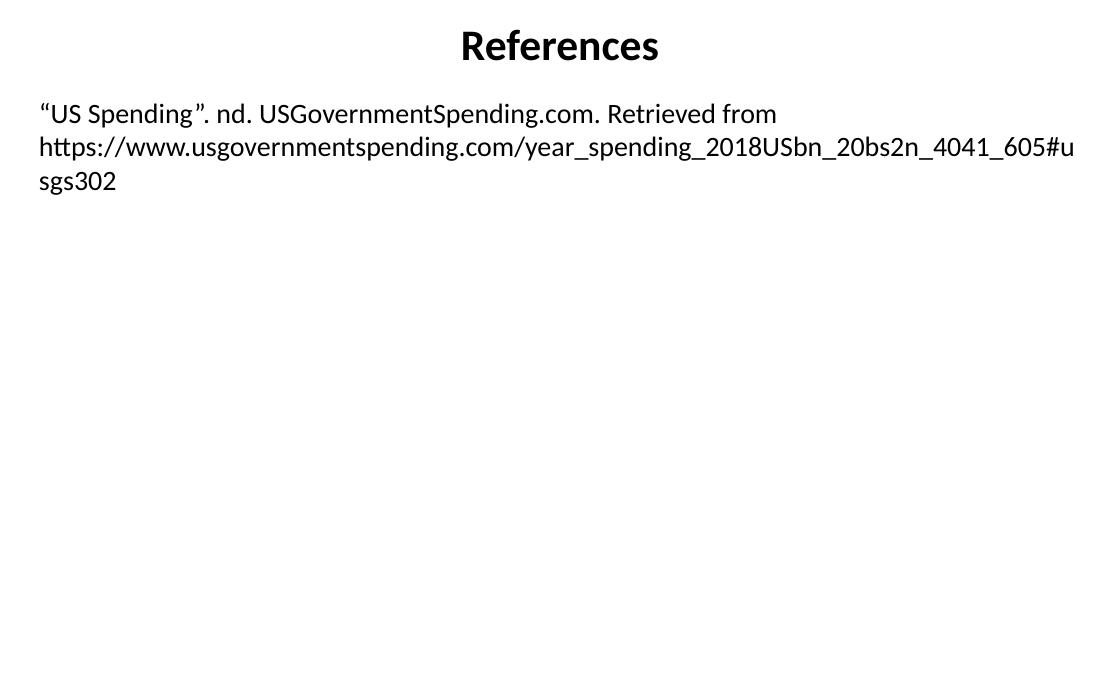
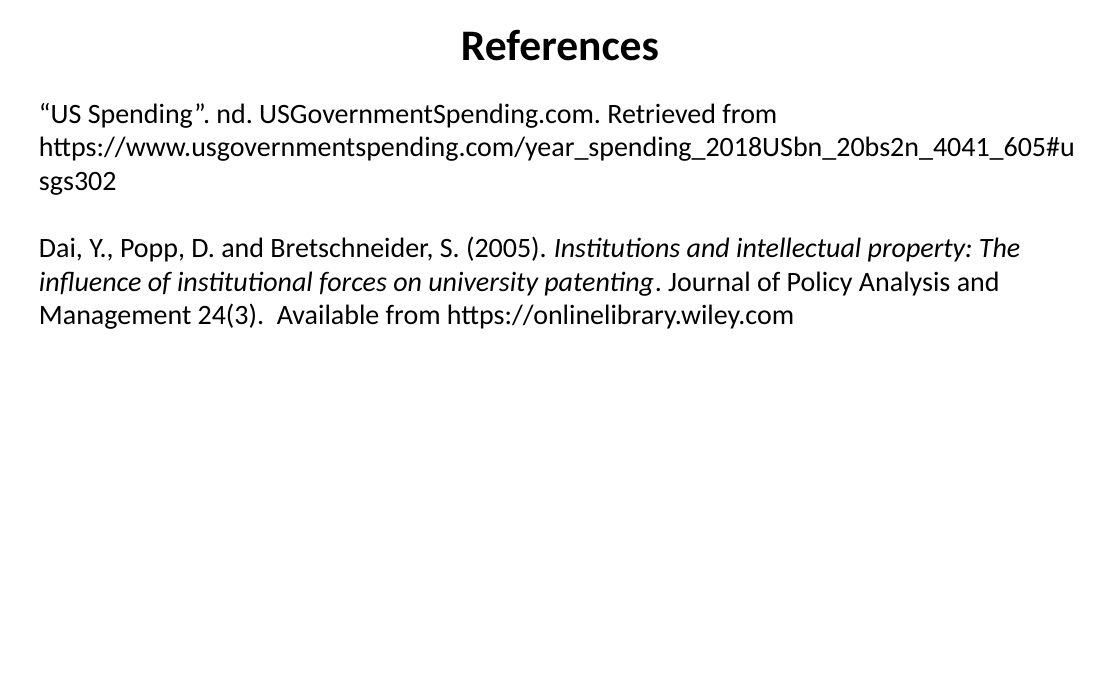
Before and after one commit to SLU-Courses-Townes/SOC5600, a slide deck: slide 42 of FinalProject/Presentation/Townes_SOC5600_FinalProject_Presentation.pptx. Drawn at 1120x700 pixels with LibreOffice and Linux fonts; fonts in the diff are those of the drawing. Boxes give left, top, right and bottom in pixels: in the first picture for what was removed or moved away, otherwise in the second. Text is boxed around its words. In the diff, an @@ line names an element or a change of style, - is before the commit and + after.

```diff
--- a/FinalProject/Presentation/Townes_SOC5600_FinalProject_Presentation.pptx
+++ b/FinalProject/Presentation/Townes_SOC5600_FinalProject_Presentation.pptx
@@ text at [39, 236, 1020, 329]: paragraph added @@
+Dai, Y., Popp, D. and Bretschneider, S. (2005). Institutions and intellectual property: The influence of institutional forces on university patenting. Journal of Policy Analysis and Management 24(3). Available from https://onlinelibrary.wiley.com
```
Also in this commit, not shown: 8 other slides changed, 1 slide added, 1 slide removed.
